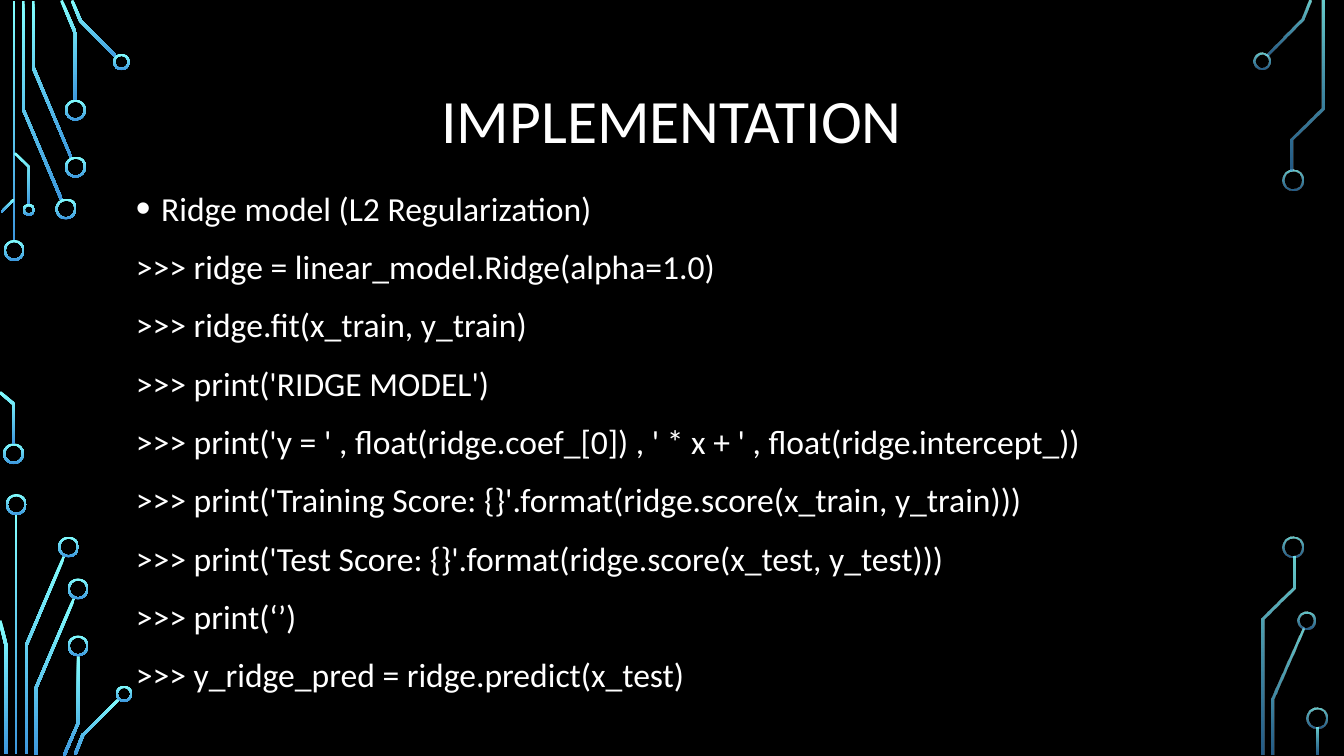
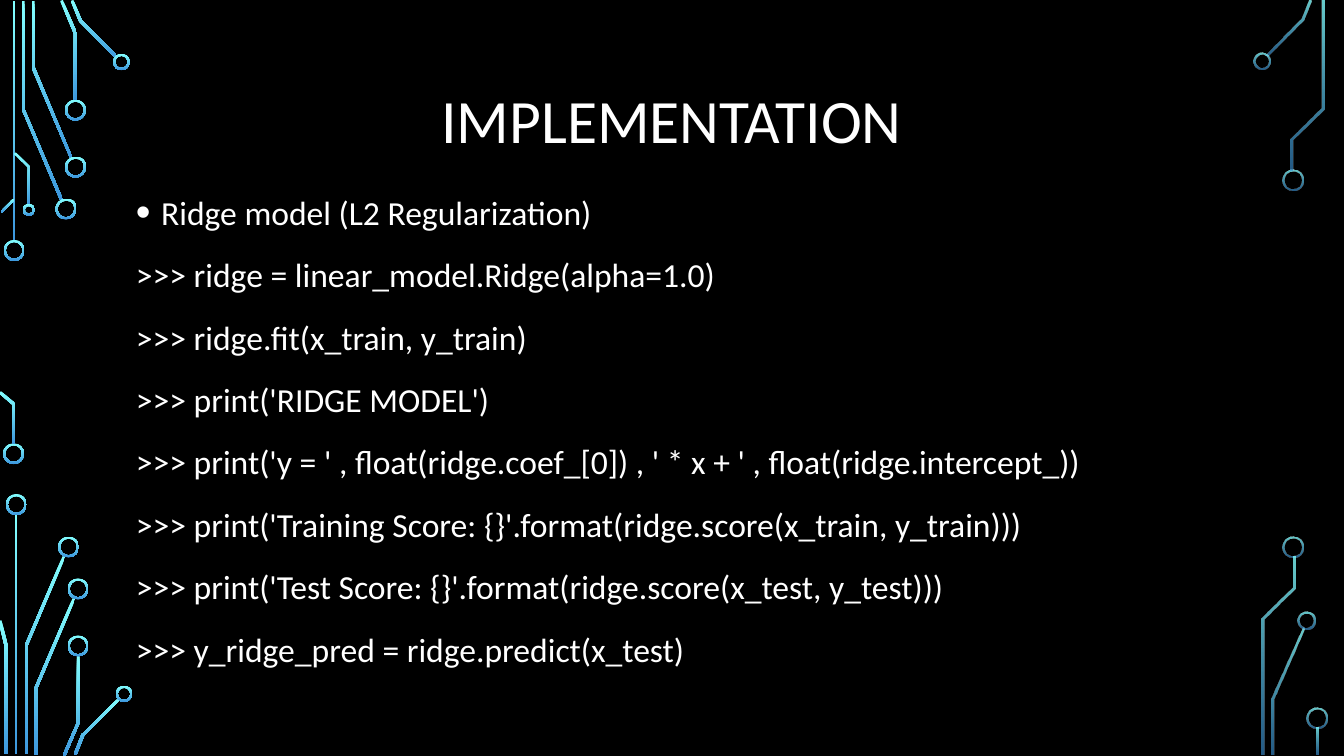
Before and after one commit to tolism/LinearRegression, a slide deck: slide 18 of LINEAR REGRESSION.pptx. Drawn at 1344x756 pixels with LibreOffice and Linux fonts; fonts in the diff are those of the drawing; background and template pictures are left out. Boxes give left, top, right and bottom in pixels: in the first picture for what was removed or moved away, otherwise in the second. Text is boxed around its words. In the diff, an @@ line names an element or a change of style, - is before the commit and + after.

```diff
--- a/LINEAR REGRESSION.pptx
+++ b/LINEAR REGRESSION.pptx
@@ text "Ridge model (L2 Regularization)" at [161,200,1080,668]: line spacing 1.1 to 1.2 @@
@@ text at [194,604,297,635]: paragraph removed @@
->>> print(‘’)
```
Also in this commit, not shown: 1 other slide changed.
